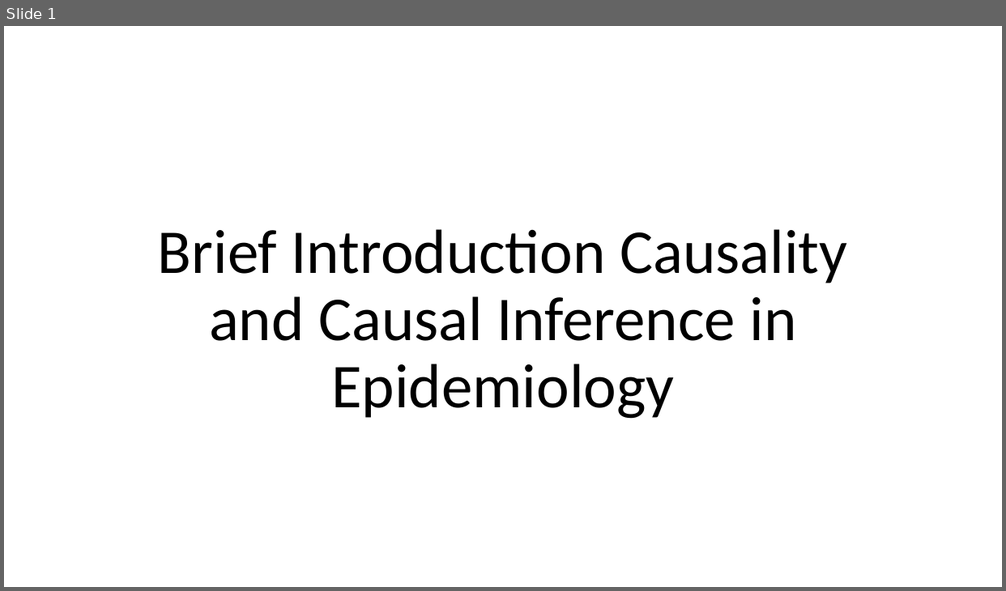
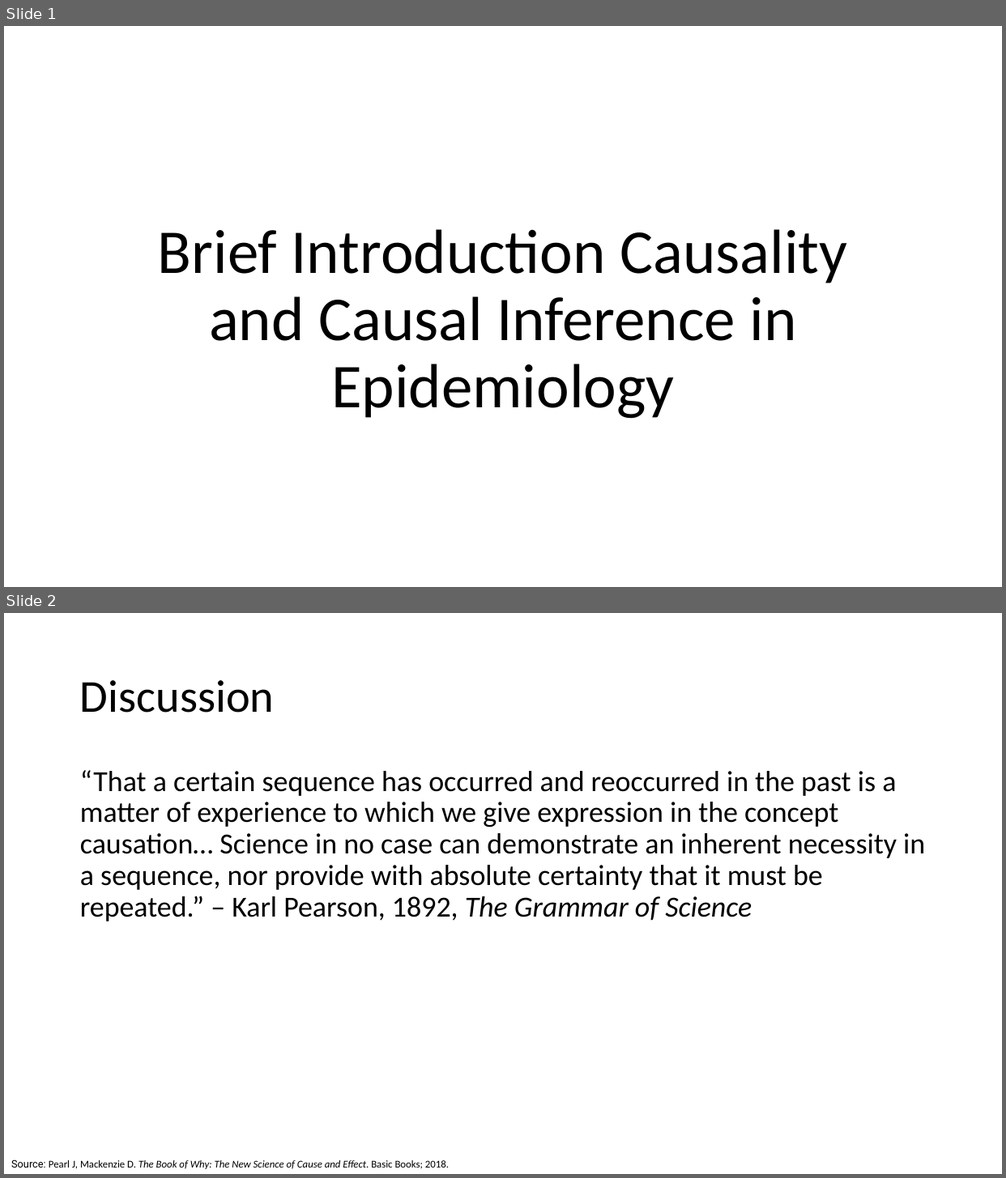
Before and after one commit to brad-cannell/epi_3_public, a slide deck: modules/06 Causality/intro_to_causality.pptx. Shown one above the other, each under a label of ours: slide 1 before the commit, slides 1 and 2 after it. The pictures are 1006x591 and 1006x1178 pixels, drawn with LibreOffice and Linux fonts; fonts in the diff are those of the drawing. Boxes give left, top, right and bottom in pixels: in the first picture for what was removed or moved away, otherwise in the second. Text is boxed around its words. In the diff, an @@ line names an element or a change of style, - is before the commit and + after.

Commit message:
Update intro to causality ppt

```diff
--- a/modules/06 Causality/intro_to_causality.pptx
+++ b/modules/06 Causality/intro_to_causality.pptx
@@ slide 2 added at [4, 613, 1002, 1174], background #FFFFFF @@
@@ title added at [80, 680, 275, 713], 44 pt, text #000000 @@
+Discussion
@@ text added at [80, 770, 925, 922], 28 pt, text #000000 @@
+“That a certain sequence has occurred and reoccurred in the past is a matter of experience to which we give expression in the concept causation… Science in no case can demonstrate an inherent necessity in a sequence, nor provide with absolute certainty that it must be repeated.” – Karl Pearson, 1892, The Grammar of Science
@@ text added at [11, 1160, 449, 1169], 10 pt, text #000000 @@
+Source: Pearl J, Mackenzie D. The Book of Why: The New Science of Cause and Effect. Basic Books; 2018.
```
